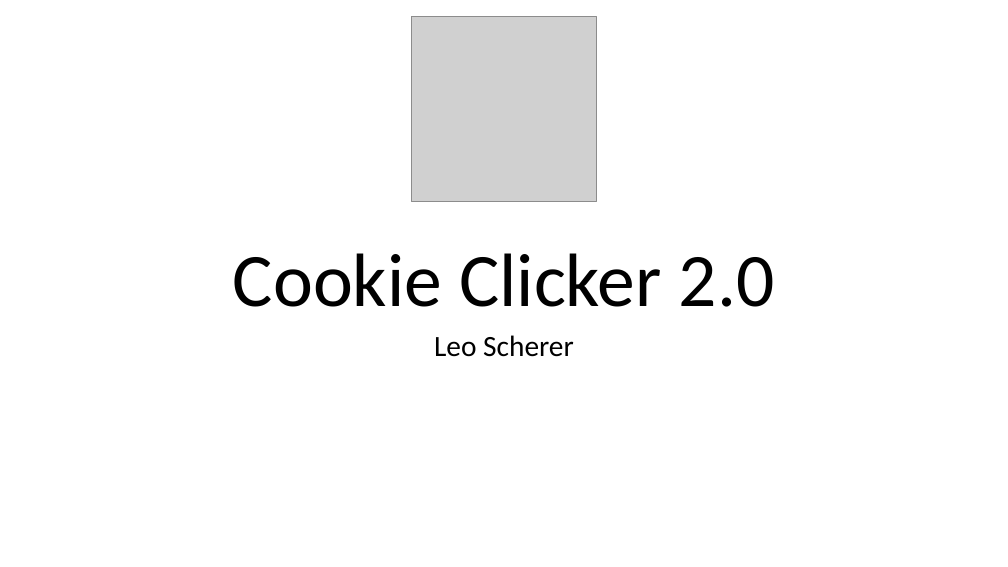
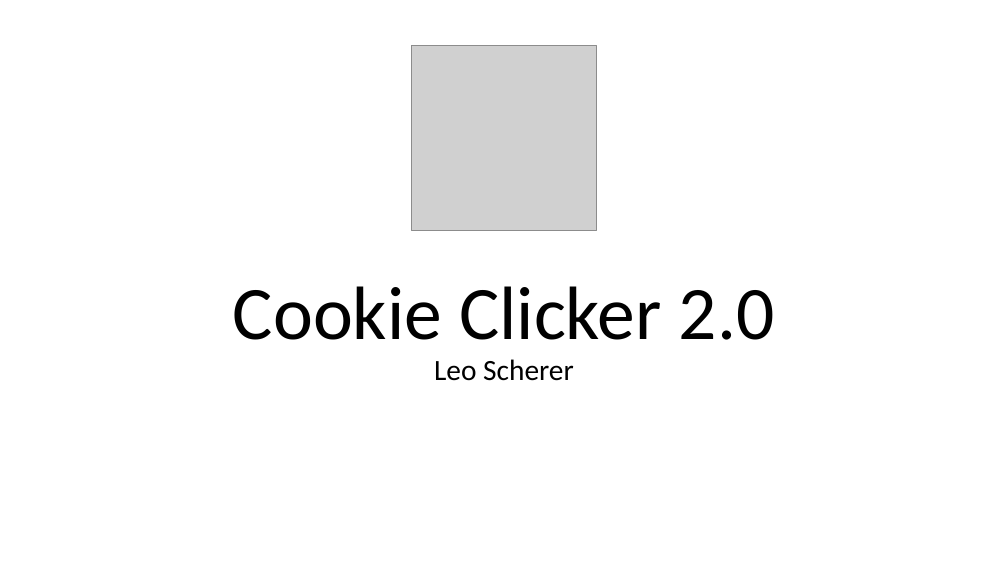
Before and after one commit to Lenoxy/cookie-clicker-2.0, a slide deck: slide 1 of doc/CookieClicker-Präsentation.pptx. Drawn at 1008x567 pixels with LibreOffice and Linux fonts; fonts in the diff are those of the drawing; grey boxes stand for pictures. Boxes give left, top, right and bottom in pixels: in the first picture for what was removed or moved away, otherwise in the second. Text is boxed around its words. In the diff, an @@ line names an element or a change of style, - is before the commit and + after.

```diff
--- a/doc/CookieClicker-Präsentation.pptx
+++ b/doc/CookieClicker-Präsentation.pptx
@@ picture: place and size @@
-picture at [411, 17, 597, 202]
+picture at [411, 45, 597, 231]
@@ title "Cookie Clicker 2.0": place and size @@
-title "Cookie Clicker 2.0" at [233, 253, 775, 307]
+title "Cookie Clicker 2.0" at [233, 286, 775, 340]
@@ subtitle "Leo Scherer": place and size @@
-subtitle "Leo Scherer" at [434, 335, 574, 357]
+subtitle "Leo Scherer" at [434, 359, 574, 381]
```
Also in this commit, not shown: 2 other slides changed, 4 other files.
